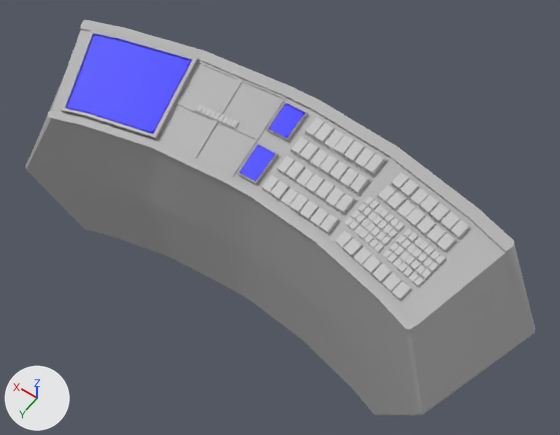
Renders of the FBX model Assets/GA/Props/Bunker Biome Assets/SM_BigComputer_A_01.fbx from each side of a commit.
Both versions are drawn from a 50 mm camera at (-1.36, 1.79, 3.24) aimed at (-0.11, 0.04, 0.48). The lights are fixed; the arrows at lower left show +X, +Y and +Z. Where no turn or scale is listed for an object, it has been applied to the vertices. Vertices at the same position are counted once.

The first picture shows 'SM_Ordi_04'.
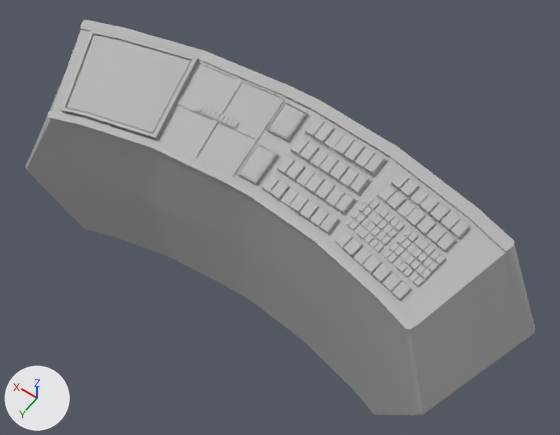
The newer file is also turned or shifted as a whole; pictures and numbers use the older file's frame.

Where the change shows, as pixel boxes [x1, y1, x2, y2] in the pictures (560 x 435 px):
part 1 of me_mesh, recoloured (blue to grey)
    both: [66, 34, 305, 182]
part 2 of me_mesh, recoloured
    both: [196, 105, 470, 301]

The change, as a list of edits to the scene's bpy script:
```text
Change me_mesh:
    where me_mesh.from_pydata(...)  # 2952 vertices, 2718 faces; spans x -1.29..1.29, y -0.42..0.42, z 0.0..0.97
    used by ob_sm_ordi_04; location = (-0.001, 0.061, 0.031)
    me_mesh part 1: all 38 faces that had it switch from mat_t_screen (blue #0000ff) to mat_standardsurface1 (grey #aaaaaa)
    me_mesh part 2: all 1026 faces that had it switch from mat_t_boutons_01 (grey #bcbcbc) to mat_standardsurface1 (grey #aaaaaa)
```
